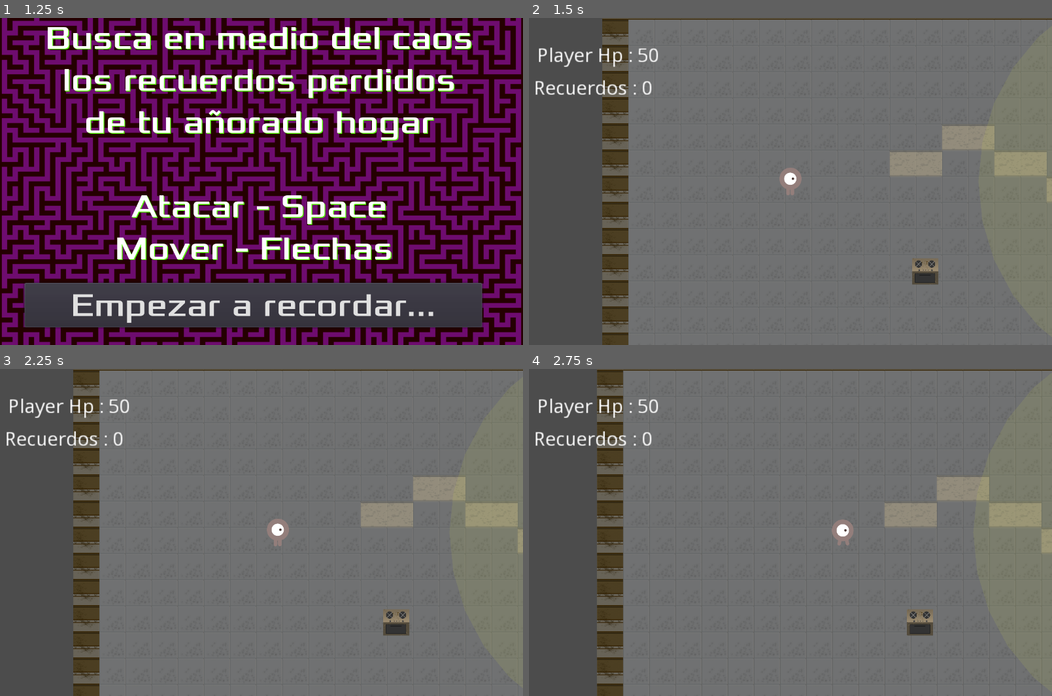
Above: before the commit, frames 1-4 (two rows, left to right).
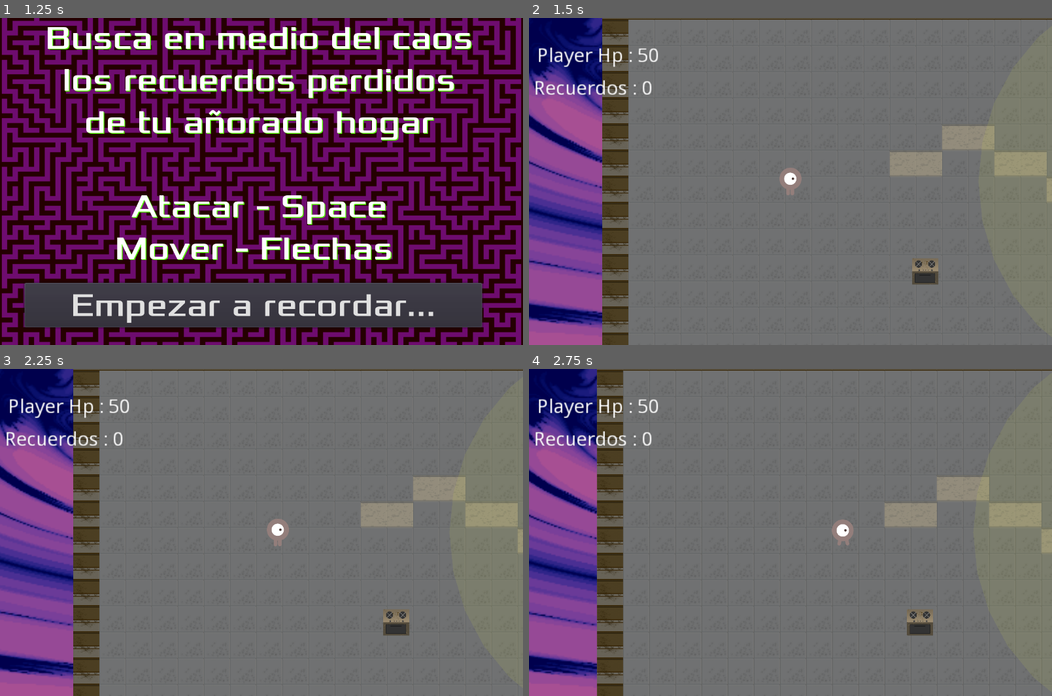
Above: after the commit, the same moments.

Repository: rainbyte/the-real-home
Game: Godot game, scene res://scenes/Main.tscn
The game is run twice, just before and just after one commit, with the same random seed, the same clock (stepped at 60 frames per second) and the same inputs.
Inputs:
- Up to frame 1 (1.25 s): click "Start" at 0.5 s
- Up to frame 2 (1.5 s): click "Empezar a recordar..." at 1.25 s
- Up to frame 3 (2.25 s): tap Enter at 2 s; hold Right (ui_right) from 2.03 s (still down)
- Up to frame 4 (2.75 s): keep holding Right (ui_right); tap Space (ui_select) at 2.27 s

Frame 1 is identical in both runs. In frame 2, 14% of the frame differs, in the area x 0-14%, y 0-100%; in frame 3, 14%; in frame 4, 13%.

Commit message:
Extra backgrounds

Diff:
--- a/scenes/Living.tscn
+++ b/scenes/Living.tscn
@@ -1,19 +1,20 @@
-[gd_scene load_steps=16 format=2]
+[gd_scene load_steps=17 format=2]
 
 [ext_resource path="res://scenes/Living.gd" type="Script" id=1]
 [ext_resource path="res://scenes/Mob.tscn" type="PackedScene" id=2]
-[ext_resource path="res://textures/Texturas.tres" type="TileSet" id=3]
-[ext_resource path="res://scenes/Player.tscn" type="PackedScene" id=4]
-[ext_resource path="res://scenes/Objetos/ObjetoCocina.tscn" type="PackedScene" id=5]
-[ext_resource path="res://scenes/Objetos/ObjetoBiblioteca.tscn" type="PackedScene" id=6]
-[ext_resource path="res://scenes/Recuerdo.tscn" type="PackedScene" id=7]
-[ext_resource path="res://scenes/Objetos/ObjetoMesitaLuz.tscn" type="PackedScene" id=8]
-[ext_resource path="res://scenes/Objetos/ObjetoSilla.tscn" type="PackedScene" id=9]
-[ext_resource path="res://scenes/Objetos/ObjetoTv.tscn" type="PackedScene" id=10]
-[ext_resource path="res://scenes/Objetos/ObjetoBacha.tscn" type="PackedScene" id=11]
-[ext_resource path="res://scenes/Objetos/ObjetoHeladera.tscn" type="PackedScene" id=12]
-[ext_resource path="res://assets/audio/level theme.wav" type="AudioStream" id=13]
-[ext_resource path="res://scenes/Objetos/ObjetoMesonCocina.tscn" type="PackedScene" id=14]
+[ext_resource path="res://assets/background/level-4x4.png" type="Texture" id=3]
+[ext_resource path="res://textures/Texturas.tres" type="TileSet" id=4]
+[ext_resource path="res://scenes/Player.tscn" type="PackedScene" id=5]
+[ext_resource path="res://scenes/Objetos/ObjetoCocina.tscn" type="PackedScene" id=6]
+[ext_resource path="res://scenes/Objetos/ObjetoBiblioteca.tscn" type="PackedScene" id=7]
+[ext_resource path="res://scenes/Recuerdo.tscn" type="PackedScene" id=8]
+[ext_resource path="res://scenes/Objetos/ObjetoMesitaLuz.tscn" type="PackedScene" id=9]
+[ext_resource path="res://scenes/Objetos/ObjetoSilla.tscn" type="PackedScene" id=10]
+[ext_resource path="res://scenes/Objetos/ObjetoTv.tscn" type="PackedScene" id=11]
+[ext_resource path="res://scenes/Objetos/ObjetoBacha.tscn" type="PackedScene" id=12]
+[ext_resource path="res://scenes/Objetos/ObjetoHeladera.tscn" type="PackedScene" id=13]
+[ext_resource path="res://assets/audio/level theme.wav" type="AudioStream" id=14]
+[ext_resource path="res://scenes/Objetos/ObjetoMesonCocina.tscn" type="PackedScene" id=15]
 
 [sub_resource type="Curve2D" id=1]
 
@@ -27,11 +28,17 @@
 script = ExtResource( 1 )
 Mob = ExtResource( 2 )
 
-[node name="TileMap" type="TileMap" parent="." index="0"]
+[node name="Sprite" type="Sprite" parent="." index="0"]
+
+position = Vector2( 4315, 5725 )
+scale = Vector2( 3.5625, 3.2525 )
+texture = ExtResource( 3 )
+
+[node name="TileMap" type="TileMap" parent="." index="1"]
 
 position = Vector2( -1, 0 )
 mode = 0
-tile_set = ExtResource( 3 )
+tile_set = ExtResource( 4 )
 cell_size = Vector2( 64, 64 )
 cell_quadrant_size = 16
 cell_custom_transform = Transform2D( 1, 0, 0, 1, 0, 0 )
@@ -49,11 +56,11 @@
 tile_data = PoolIntArray( 0, 3, 0, 1, 3, 0, 2, 3, 0, 3, 3, 0, 4, 3, 0, 5, 3, 0, 6, 3, 0, 7, 3, 0, 8, 3, 0, 9, 3, 0, 10, …(122925 unchanged characters)…
 _sections_unfolded = [ "Collision" ]
 
-[node name="StartPosition" type="Position2D" parent="." index="1"]
+[node name="StartPosition" type="Position2D" parent="." index="2"]
 
 position = Vector2( 460, 460 )
 
-[node name="Player" parent="." index="2" instance=ExtResource( 4 )]
+[node name="Player" parent="." index="3" instance=ExtResource( 5 )]
 
 position = Vector2( 450, 450 )
 collision_layer = 2
@@ -84,11 +91,11 @@
 editor_draw_limits = false
 editor_draw_drag_margin = false
 
-[node name="Mob" parent="." index="3" instance=ExtResource( 2 )]
+[node name="Mob" parent="." index="4" instance=ExtResource( 2 )]
 
 position = Vector2( 1420, 460 )
 
-[node name="CanvasLayer" type="CanvasLayer" parent="." index="4"]
+[node name="CanvasLayer" type="CanvasLayer" parent="." index="5"]
 
 layer = 1
 offset = Vector2( 0, 0 )
@@ -164,31 +171,31 @@
 one_shot = false
 autostart = false
 
-[node name="ObjetoCocina" parent="." index="5" instance=ExtResource( 5 )]
+[node name="ObjetoCocina" parent="." index="6" instance=ExtResource( 6 )]
 
 position = Vector2( 790, 680 )
 
-[node name="ObjetoBiblioteca1" parent="." index="6" instance=ExtResource( 6 )]
+[node name="ObjetoBiblioteca1" parent="." index="7" instance=ExtResource( 7 )]
 
 position = Vector2( 1550, 100 )
 
-[node name="ObjetoBiblioteca2" parent="." index="7" instance=ExtResource( 6 )]
+[node name="ObjetoBiblioteca2" parent="." index="8" instance=ExtResource( 7 )]
 
 position = Vector2( 1790, 450 )
 
-[node name="Recuerdo4" parent="." index="8" instance=ExtResource( 7 )]
+[node name="Recuerdo4" parent="." index="9" instance=ExtResource( 8 )]
 
 position = Vector2( 2610, 10030 )
 
-[node name="Recuerdo5" parent="." index="9" instance=ExtResource( 7 )]
+[node name="Recuerdo5" parent="." index="10" instance=ExtResource( 8 )]
 
 position = Vector2( 8990, 4050 )
 
-[node name="Recuerdo6" parent="." index="10" instance=ExtResource( 7 )]
+[node name="Recuerdo6" parent="." index="11" instance=ExtResource( 8 )]
 
 position = Vector2( -1540, 5710 )
 
-[node name="MobPath" type="Path2D" parent="." index="11"]
+[node name="MobPath" type="Path2D" parent="." index="12"]
 
 self_modulate = Color( 0.5, 0.6, 1, 0.7 )
 curve = SubResource( 1 )
@@ -205,50 +212,50 @@
 loop = true
 lookahead = 4.0
 
-[node name="MobTimer" type="Timer" parent="." index="12"]
+[node name="MobTimer" type="Timer" parent="." index="13"]
 
 process_mode = 1
 wait_time = 1.0
 one_shot = false
 autostart = false
 
-[node name="ObjetoMesitadelu" parent="." index="13" instance=ExtResource( 8 )]
+[node name="ObjetoMesitadelu" parent="." index="14" instance=ExtResource( 9 )]
 
 position = Vector2( 2060, 740 )
 
-[node name="ObjetoSilla" parent="." index="14" instance=ExtResource( 9 )]
+[node name="ObjetoSilla" parent="." index="15" instance=ExtResource( 10 )]
 
 position = Vector2( 2660, 210 )
 
-[node name="ObjetoSilla2" parent="." index="15" instance=ExtResource( 9 )]
+[node name="ObjetoSilla2" parent="." index="16" instance=ExtResource( 10 )]
 
 position = Vector2( 2860, 790 )
 
-[node name="ObjetoSilla3" parent="." index="16" instance=ExtResource( 9 )]
+[node name="ObjetoSilla3" parent="." index="17" instance=ExtResource( 10 )]
 
 position = Vector2( 3100, 220 )
 
-[node name="ObjetoTv" parent="." index="17" instance=ExtResource( 10 )]
+[node name="ObjetoTv" parent="." index="18" instance=ExtResource( 11 )]
 
 position = Vector2( 3860, 220 )
 
-[node name="ObjetoBacha" parent="." index="18" instance=ExtResource( 11 )]
+[node name="ObjetoBacha" parent="." index="19" instance=ExtResource( 12 )]
 
 position = Vector2( 3680, 890 )
 
-[node name="ObjetoHeladera" parent="." index="19" instance=ExtResource( 12 )]
+[node name="ObjetoHeladera" parent="." index="20" instance=ExtResource( 13 )]
 
 position = Vector2( 2700, 880 )
 
-[node name="ObjetoHeladera2" parent="." index="20" instance=ExtResource( 12 )]
+[node name="ObjetoHeladera2" parent="." index="21" instance=ExtResource( 13 )]
 
 position = Vector2( 4320, 770 )
 
-[node name="AudioStreamPlayer2D2" type="AudioStreamPlayer2D" parent="." index="21"]
+[node name="AudioStreamPlayer2D2" type="AudioStreamPlayer2D" parent="." index="22"]
 
 position = Vector2( 3465, 4540 )
 scale = Vector2( 47.6563, 5 )
-stream = ExtResource( 13 )
+stream = ExtResource( 14 )
 volume_db = 10.0
 pitch_scale = 1.0
 autoplay = true
@@ -257,11 +264,24 @@
 bus = "Master"
 area_mask = 1
 
-[node name="AudioStreamPlayer2D" type="AudioStreamPlayer2D" parent="." index="22"]
+[node name="AudioStreamPlayer2D4" type="AudioStreamPlayer2D" parent="." index="23"]
+
+position = Vector2( 9785, 3440 )
+scale = Vector2( 39.2188, 39.375 )
+stream = ExtResource( 14 )
+volume_db = 10.0
+pitch_scale = 1.0
+autoplay = true
+max_distance = 3500.0
+attenuation = 0.203232
+bus = "Master"
+area_mask = 1
+
+[node name="AudioStreamPlayer2D" type="AudioStreamPlayer2D" parent="." index="24"]
 
 position = Vector2( 3000, -400 )
 scale = Vector2( 224.531, 20.4688 )
-stream = ExtResource( 13 )
+stream = ExtResource( 14 )
 volume_db = 10.0
 pitch_scale = 1.0
 autoplay = true
@@ -270,11 +290,11 @@
 bus = "Master"
 area_mask = 1
 
-[node name="AudioStreamPlayer2D3" type="AudioStreamPlayer2D" parent="." index="23"]
+[node name="AudioStreamPlayer2D3" type="AudioStreamPlayer2D" parent="." index="25"]
 
 position = Vector2( 3034, 8092 )
 scale = Vector2( 15.3125, -17.1875 )
-stream = ExtResource( 13 )
+stream = ExtResource( 14 )
 volume_db = 10.0
 pitch_scale = 1.0
 autoplay = true
@@ -283,43 +303,43 @@
 bus = "Master"
 area_mask = 1
 
-[node name="ObjetoTv2" parent="." index="24" instance=ExtResource( 10 )]
+[node name="ObjetoTv2" parent="." index="26" instance=ExtResource( 11 )]
 
 position = Vector2( 2700, 780 )
 
-[node name="ObjetoHeladera3" parent="." index="25" instance=ExtResource( 12 )]
+[node name="ObjetoHeladera3" parent="." index="27" instance=ExtResource( 13 )]
 
 position = Vector2( 2980, 890 )
 
-[node name="ObjetoCocina2" parent="." index="26" instance=ExtResource( 5 )]
+[node name="ObjetoCocina2" parent="." index="28" instance=ExtResource( 6 )]
 
 position = Vector2( 2970, 790 )
 
-[node name="ObjetoBiblioteca" parent="." index="27" instance=ExtResource( 6 )]
+[node name="ObjetoBiblioteca" parent="." index="29" instance=ExtResource( 7 )]
 
 position = Vector2( 2412, 9762 )
 
-[node name="ObjetoBiblioteca3" parent="." index="28" instance=ExtResource( 6 )]
+[node name="ObjetoBiblioteca3" parent="." index="30" instance=ExtResource( 7 )]
 
 position = Vector2( 2312, 9872 )
 
-[node name="ObjetoBiblioteca4" parent="." index="29" instance=ExtResource( 6 )]
+[node name="ObjetoBiblioteca4" parent="." index="31" instance=ExtResource( 7 )]
 
 position = Vector2( 2212, 10022 )
 
-[node name="ObjetoBiblioteca5" parent="." index="30" instance=ExtResource( 6 )]
+[node name="ObjetoBiblioteca5" parent="." index="32" instance=ExtResource( 7 )]
 
 position = Vector2( 2572, 9712 )
 
-[node name="ObjetoCocina3" parent="." index="31" instance=ExtResource( 5 )]
+[node name="ObjetoCocina3" parent="." index="33" instance=ExtResource( 6 )]
 
 position = Vector2( 1232, 9392 )
 
-[node name="ObjetoMesitadelu2" parent="." index="32" instance=ExtResource( 8 )]
+[node name="ObjetoMesitadelu2" parent="." index="34" instance=ExtResource( 9 )]
 
 position = Vector2( 1902, 9172 )
 
-[node name="ObjetoMesonCocina" parent="." index="33" instance=ExtResource( 14 )]
+[node name="ObjetoMesonCocina" parent="." index="35" instance=ExtResource( 15 )]
 
 position = Vector2( 1462, 9462 )
 
Binary file added: assets/background/level-4x4.png
Not shown, added: assets/background/level-4x4.png.import
